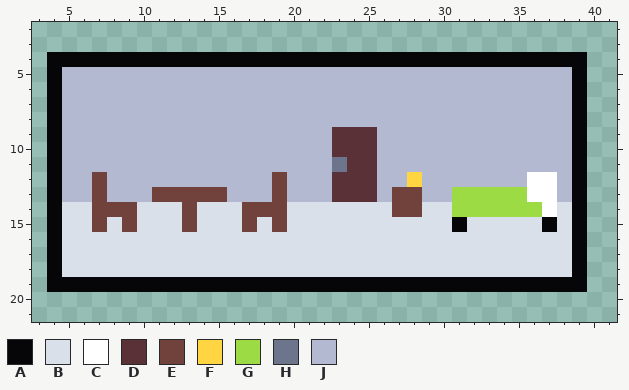
Two states of a pixel-art file, sprites/ui/source/room.aseprite. The picture above was drawn from the file before the commit.
44x24 pixels, 1 frame. Shown: x 3..41, y 2..21.
Palette (. is transparent): A #060608  B #dae0ea  C #ffffff  D #5b3138  E #71413b  F #ffd541  G #9cdb43  H #6d758d  J #b3b9d1
Once edited:
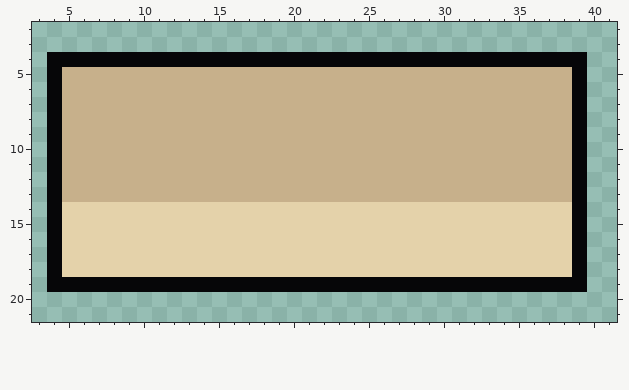
Diff:
layer "nicest-room-bg" added
layer "nice-room" removed
@@ palette @@
-B #dae0ea
+B #e4d2aa
-J #b3b9d1
+J #c7b08b
--- layer "nicest-room-bg"
@@ x 3..41 @@
  8 .AJJJJJJJJJJJJJJJJJJJJJJJJJJJJJJJJJJA..
- 9 .AJJJJJJJJJJJJJJJJJJDDDJJJJJJJJJJJJJA..
-10 .AJJJJJJJJJJJJJJJJJJDDDJJJJJJJJJJJJJA..
-11 .AJJJJJJJJJJJJJJJJJJHDDJJJJJJJJJJJJJA..
-12 .AJJEJJJJJJJJJJJEJJJDDDJJFJJJJJJJCCJA..
-13 .AJJEJJJEEEEEJJJEJJJDDDJEEJJGGGGGCCJA..
-14 .ABBEEEBBBEBBBEEEBBBBBBBEEBBGGGGGGCBA..
-15 .ABBEBEBBBEBBBEBEBBBBBBBBBBBABBBBBABA..
+ 9 .AJJJJJJJJJJJJJJJJJJJJJJJJJJJJJJJJJJA..
+10 .AJJJJJJJJJJJJJJJJJJJJJJJJJJJJJJJJJJA..
+11 .AJJJJJJJJJJJJJJJJJJJJJJJJJJJJJJJJJJA..
+12 .AJJJJJJJJJJJJJJJJJJJJJJJJJJJJJJJJJJA..
+13 .AJJJJJJJJJJJJJJJJJJJJJJJJJJJJJJJJJJA..
+14 .ABBBBBBBBBBBBBBBBBBBBBBBBBBBBBBBBBBA..
+15 .ABBBBBBBBBBBBBBBBBBBBBBBBBBBBBBBBBBA..
 16 .ABBBBBBBBBBBBBBBBBBBBBBBBBBBBBBBBBBA..
Where, in picture pixels (left, top, right, bottom), the same in both pictures:
changed: (62, 67, 572, 277)
